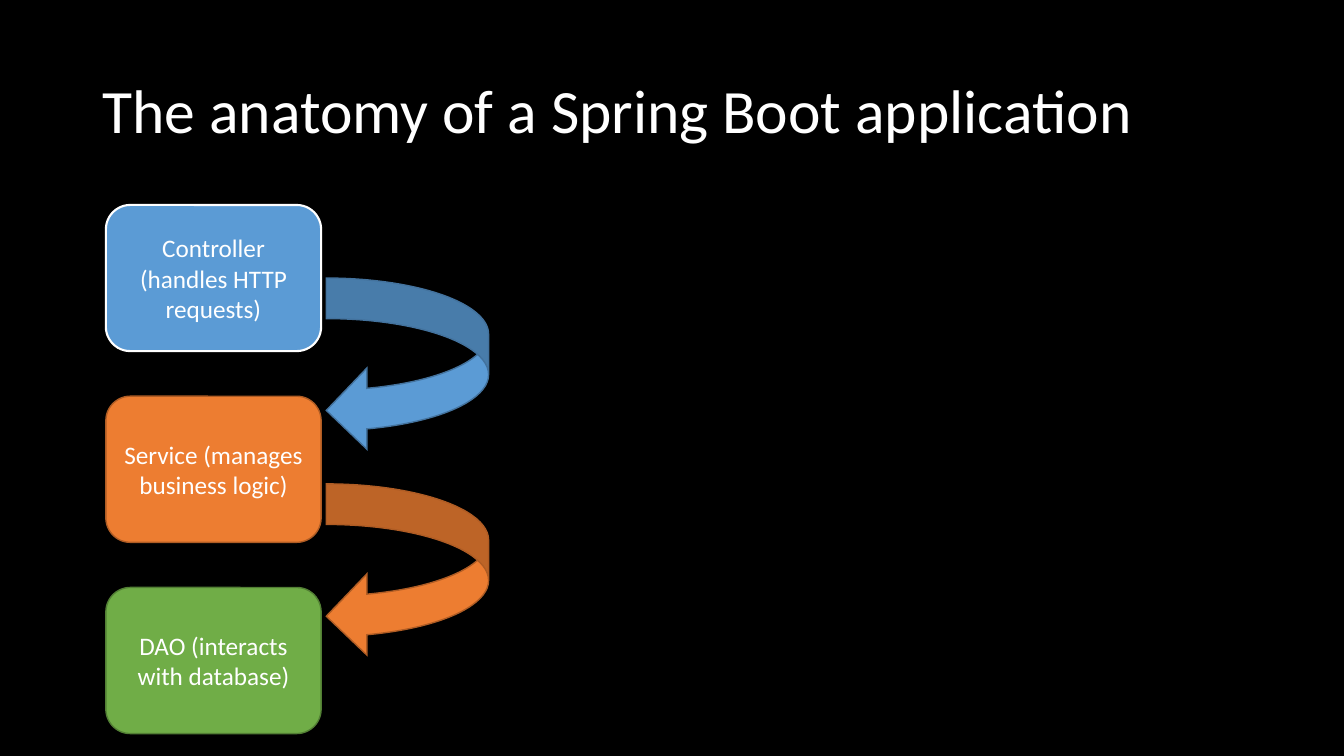
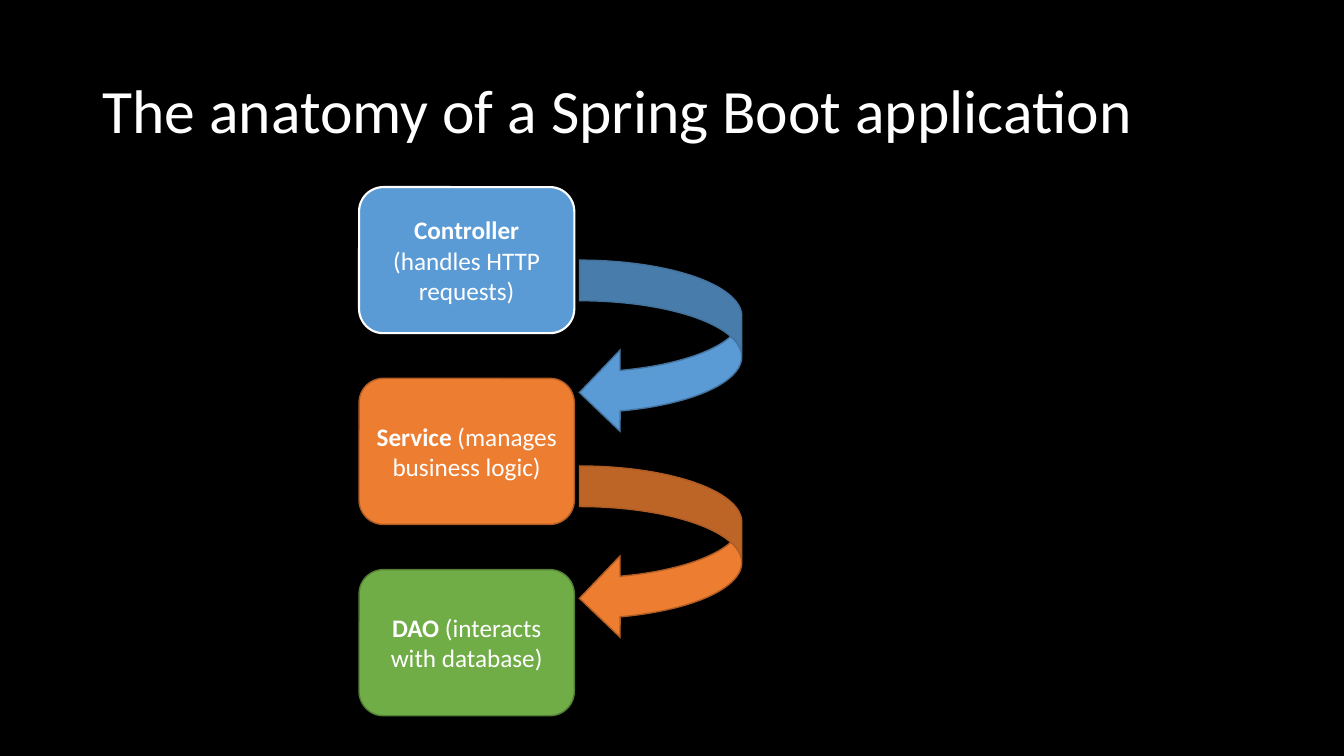
Before and after one commit to ckiefriter1/PT-BESD, a slide deck: slide 4 of Week13/07 Pet Park - Create Contributor Operation.pptx (slide 3 before the commit). Drawn at 1344x756 pixels with LibreOffice and Linux fonts; fonts in the diff are those of the drawing. Boxes give left, top, right and bottom in pixels: in the first picture for what was removed or moved away, otherwise in the second. Text is boxed around its words. In the diff, an @@ line names an element or a change of style, - is before the commit and + after.

```diff
--- a/Week13/07 Pet Park - Create Contributor Operation.pptx
+++ b/Week13/07 Pet Park - Create Contributor Operation.pptx
@@ rounded rectangle "Controller (handles HTTP requests)" moved from (x1=106, y1=205, x2=322, y2=351) to (x1=359, y1=188, x2=575, y2=334) @@
@@ rounded rectangle "Controller (handles HTTP requests)" at (x1=359, y1=188, x2=575, y2=334): bold on in "Controller" @@
@@ rounded rectangle "Service (manages business logic)" at (x1=359, y1=378, x2=575, y2=524): bold on in "Service" @@
@@ 2 rounded rectangles, 2 curved left arrows moved together from (x1=106, y1=278, x2=489, y2=734) to (x1=359, y1=260, x2=742, y2=716) @@
@@ rounded rectangle "DAO (interacts with database)" at (x1=359, y1=570, x2=575, y2=716): bold on in "DAO" @@
```
Also in this commit, not shown: 5 other slides changed, 4 slides added, 16 other files.
